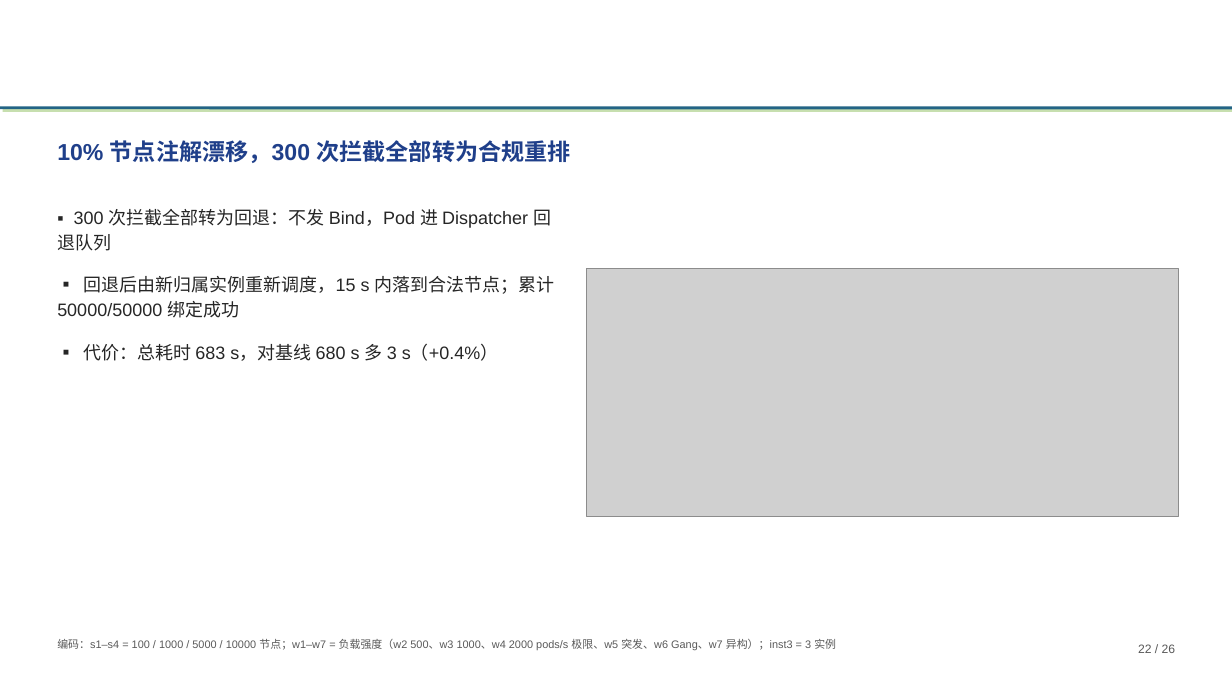
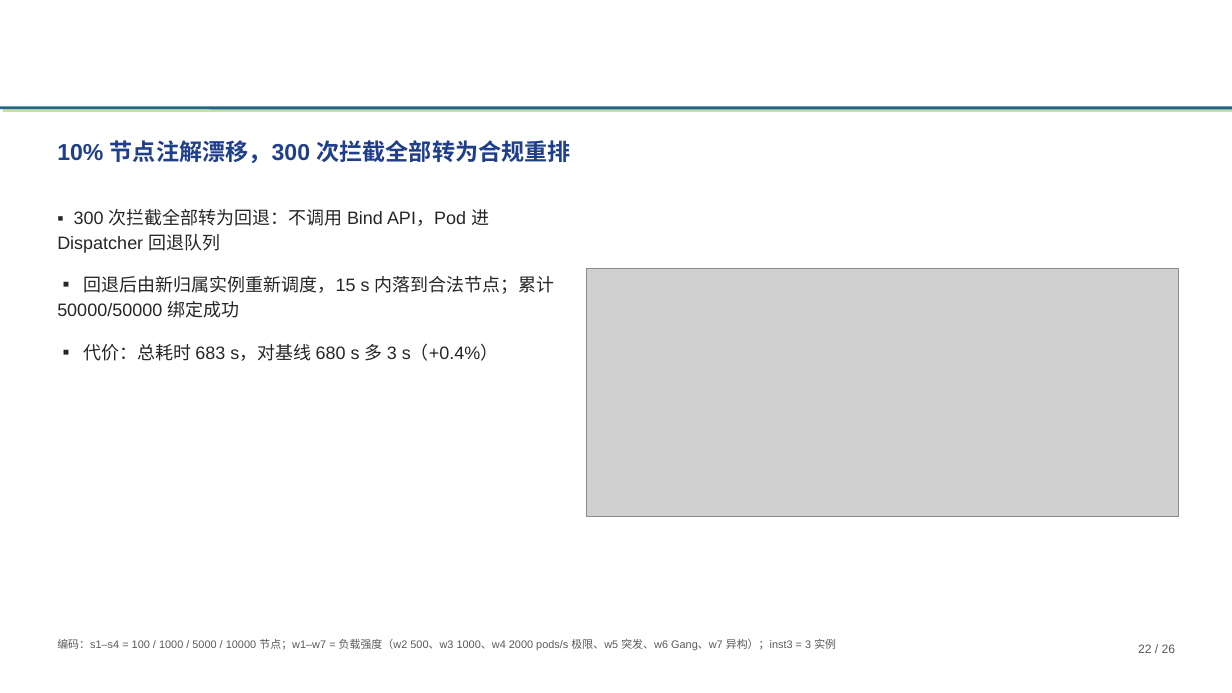
Before and after one commit to tengfei86/godel-scheduler, a slide deck: slide 22 of docs/thesis/defense/基于etcd的分布式Kubernetes调度器研究与实现-高铜.pptx. Drawn at 1232x693 pixels with LibreOffice and Linux fonts; fonts in the diff are those of the drawing; grey boxes stand for pictures; background and template pictures are left out. Boxes give left, top, right and bottom in pixels: in the first picture for what was removed or moved away, otherwise in the second. Text is boxed around its words. In the diff, an @@ line names an element or a change of style, - is before the commit and + after.

```diff
--- a/docs/thesis/defense/基于etcd的分布式Kubernetes调度器研究与实现-高铜.pptx
+++ b/docs/thesis/defense/基于etcd的分布式Kubernetes调度器研究与实现-高铜.pptx
@@ text at [57,209,489,253]: text changed @@
-▪ 300 次拦截全部转为回退：不发 Bind，Pod 进 Dispatcher 回退队列
+▪ 300 次拦截全部转为回退：不调用 Bind API，Pod 进 Dispatcher 回退队列
```
Also in this commit, not shown: 2 other files.
